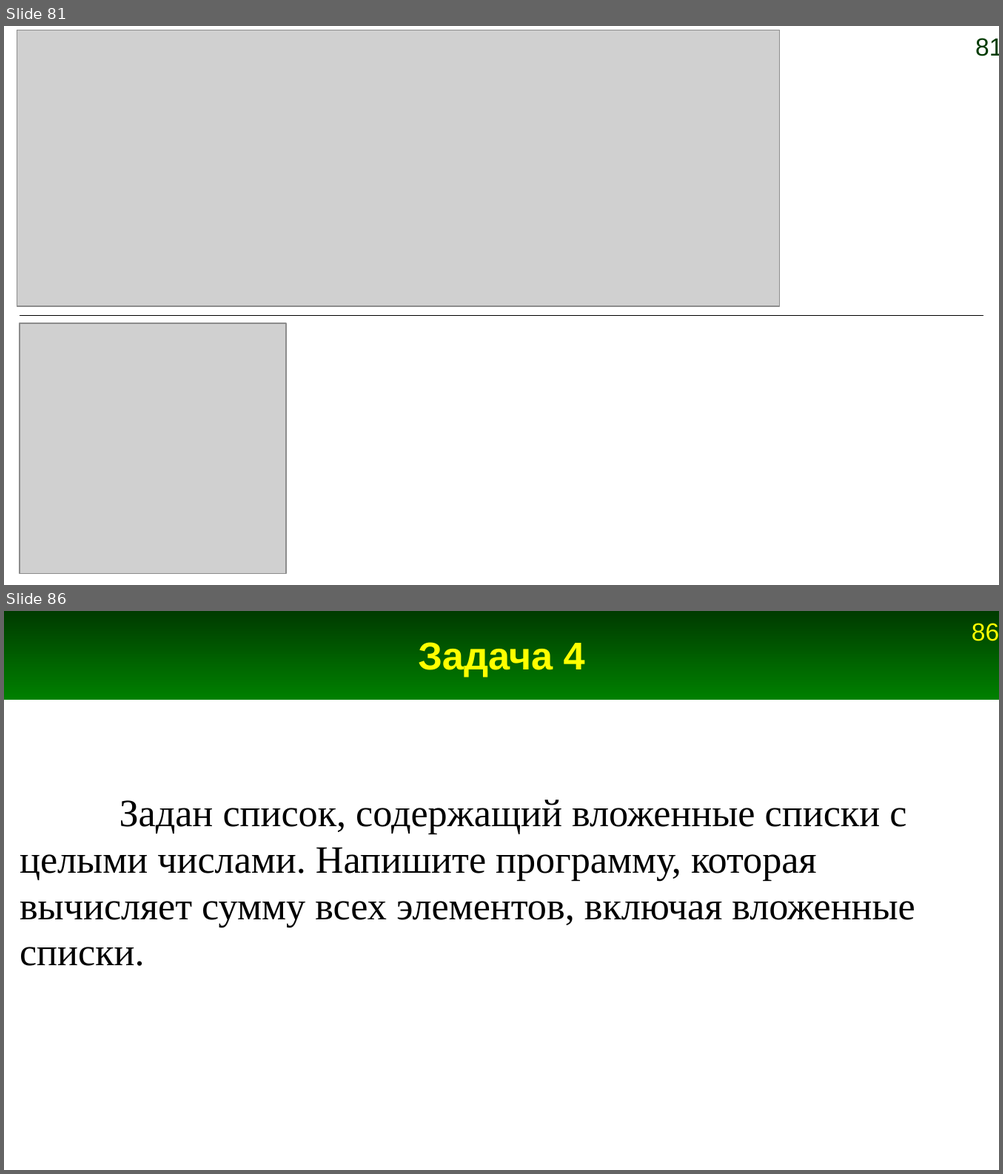
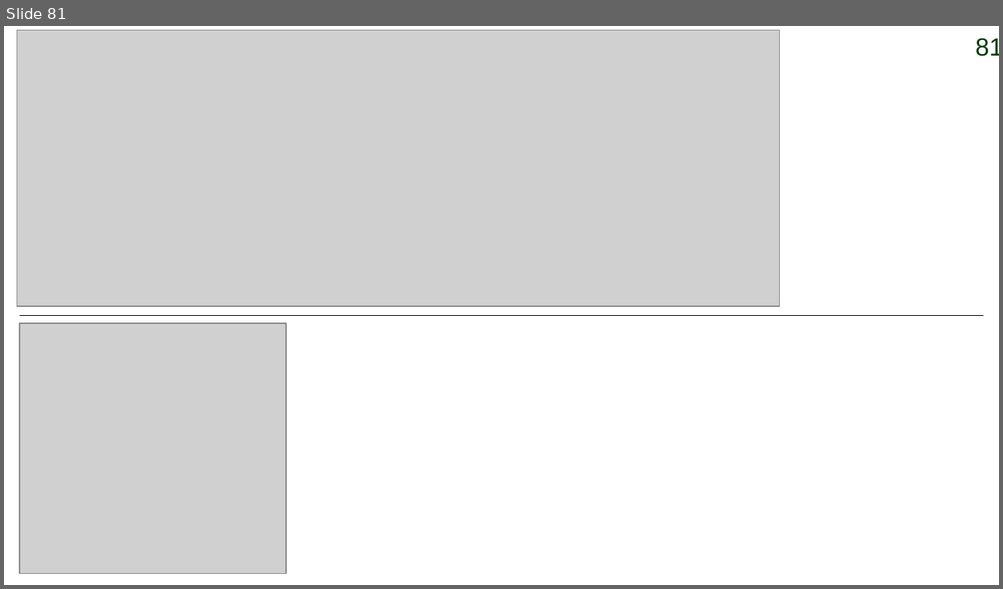
Before and after one commit to Jenyay/python-lectures, a slide deck: presentations/04. Basic data structures. Lists.odp. Shown one above the other, each under a label of ours: slides 81 and 86 before the commit, slide 81 after it; the slides between them are not shown. The pictures are 1003x1174 and 1003x589 pixels, drawn with LibreOffice and Linux fonts; fonts in the diff are those of the drawing; grey boxes stand for pictures. Boxes give left, top, right and bottom in pixels: in the first picture for what was removed or moved away, otherwise in the second. Text is boxed around its words. In the diff, an @@ line names an element or a change of style, - is before the commit and + after.

```diff
--- a/presentations/04. Basic data structures. Lists.odp
+++ b/presentations/04. Basic data structures. Lists.odp
@@ slide 86 removed at (x1=4, y1=611, x2=999, y2=1170), background #FFFFFF @@
@@ rectangle removed at (x1=4, y1=611, x2=999, y2=700) @@
@@ page number removed at (x1=971, y1=623, x2=999, y2=641) @@
-86
@@ title removed at (x1=418, y1=642, x2=585, y2=677) @@
-Задача 4
@@ text removed at (x1=20, y1=800, x2=914, y2=966) @@
-Задан список, содержащий вложенные списки с целыми числами. Напишите программу, которая вычисляет сумму всех элементов, включая вложенные списки.
```
Also in this commit, not shown: 4 other slides removed, 3 other files.
